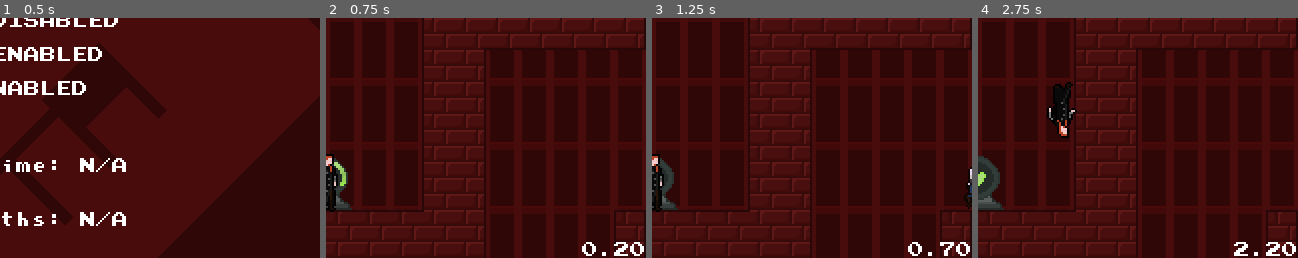
Above: before the commit, frames 1-4 (left to right).
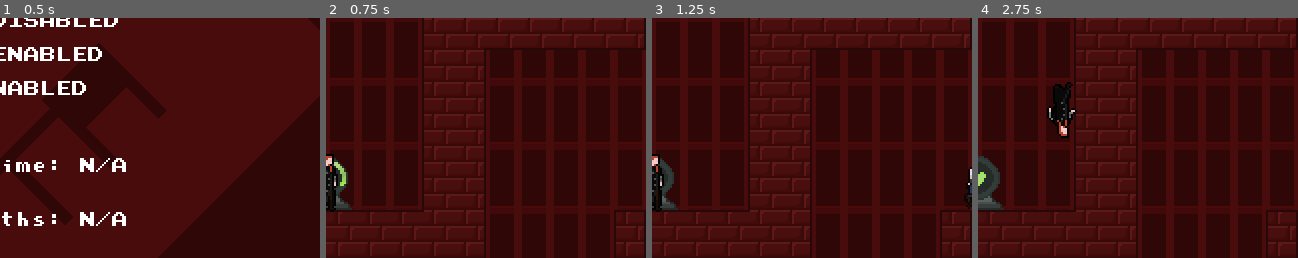
Above: after the commit, the same moments.

Repository: KyzonP/20-games---game-6
Game: Godot game, scene res://scenes/main_menu.tscn
Two runs of this game, one before a commit and one after it. Both use one fixed random seed, a clock stepped at 60 frames per second and the inputs below.
Inputs (mouse positions are % of the whole screen's width and height, from its top left):
- Up to frame 1 (0.5 s): no input
- Up to frame 2 (0.75 s): click (50, 33) at 0.5 s
- Up to frame 3 (1.25 s): no input
- Up to frame 4 (2.75 s): tap Space (flip_gravity) at 1.25, 2.1 s; hold D (move_right) from 1.28 s (still down); tap X (dialogue) at 1.35 s
The pictures show only the part of the screen within x 50-100%, y 50-100%; the shares and areas given below are measured in that part.

Frame 1 is identical in both runs. In frame 2, 0.4% of the frame differs, in the area x 80-100%, y 93-100%; in frame 3, 0.4%; in frame 4, 0.5%.

Commit message:
Bug Fix
Timer no longer always visible

Diff:
--- a/scripts/ui.gd
+++ b/scripts/ui.gd
@@ -4,8 +4,7 @@
 	if Global.showTimer:
 		$Timer.visible = true
 	else:
-		#$Timer.visible = false
-		pass
+		$Timer.visible = false
 
 	if Global.showDeaths:
 		$Deaths.visible = true
